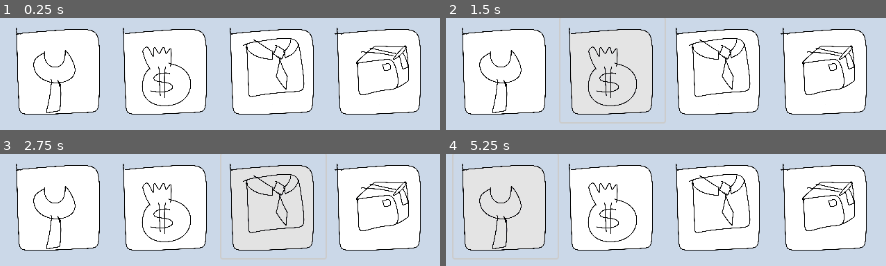
Above: before the commit, frames 1-4 (two rows, left to right).
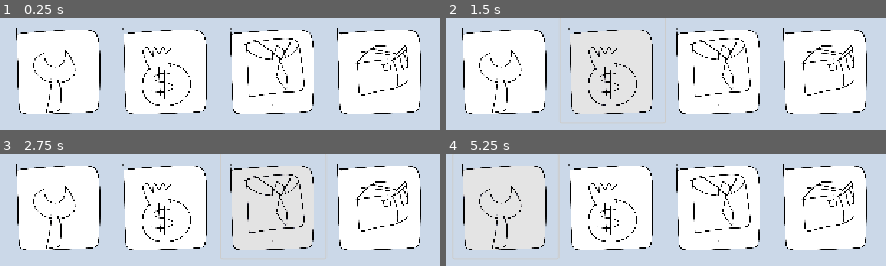
Above: after the commit, the same moments.

Repository: yuleedev/flappy-bird
Game: Godot game, scene res://main.tscn
Same seed, same stepped clock (60 frames per second), same inputs: the game is played once before the commit and once after it.
Inputs (mouse positions are in pixels of both pictures, inside the frame that each line leads up to):
- Up to frame 1 (0.25 s): no input
- Up to frame 2 (1.5 s): click (507, 70) at 0.5 s; click (613, 70) at 1.25 s
- Up to frame 3 (2.75 s): click (272, 206) at 2 s
- Up to frame 4 (5.25 s): click (507, 206) at 2.75 s; click (613, 206) at 3.5 s; click (718, 206) at 4.25 s; click (507, 206) at 5 s

The runs differ from the first frame. In frame 1, 7.1% of the frame differs, in the area x 3-96%, y 8-87%; in frame 2, 7.1%; in frame 3, 7.1%; in frame 4, 7.0%.

Commit message:
Fixed project graphic settings

Diff:
--- a/main.tscn
+++ b/main.tscn
@@ -61,7 +61,6 @@
 mouse_filter = 2
 
 [node name="Technical" type="Button" parent="MarginContainer/HBoxContainer"]
-texture_filter = 1
 custom_minimum_size = Vector2(150, 150)
 layout_mode = 2
 size_flags_horizontal = 4
--- a/project.godot
+++ b/project.godot
@@ -17,5 +17,5 @@
 
 [display]
 
-window/stretch/mode="viewport"
+window/stretch/mode="canvas_items"
 window/stretch/aspect="expand"
